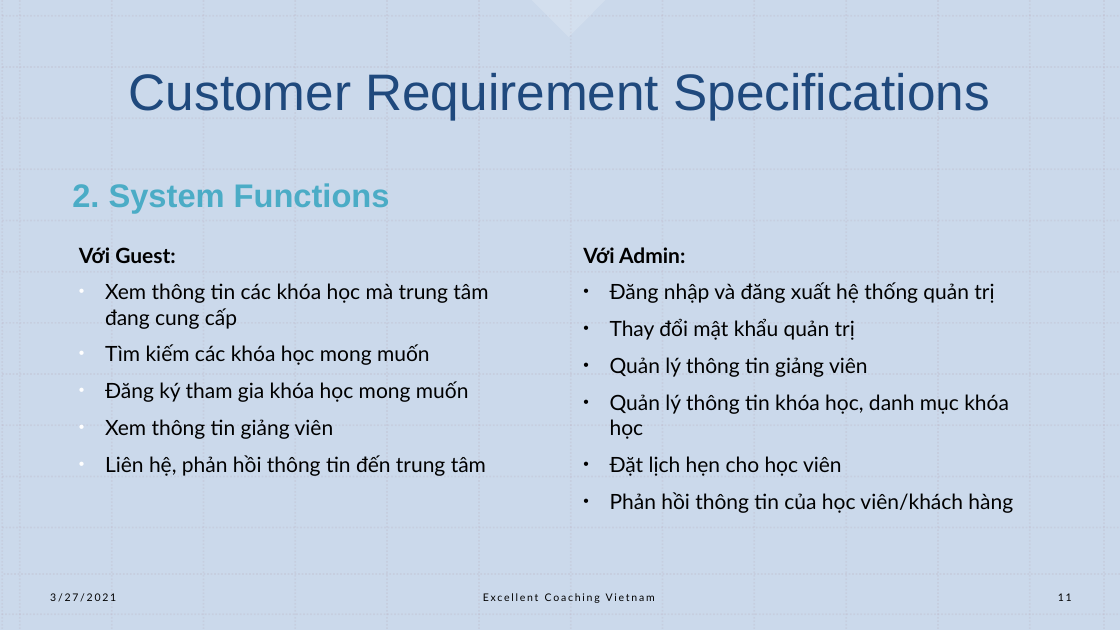
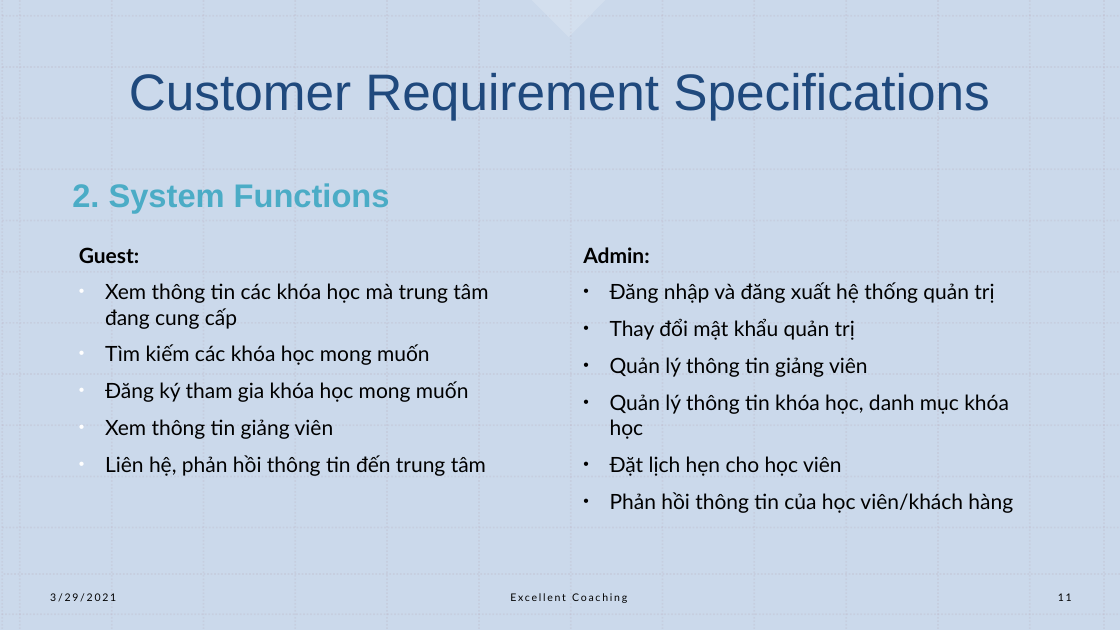
Before and after one commit to remichan97/excellent-coaching, a slide deck: slide 11 of documentation/Excellent Coaching Vietnam.pptx. Drawn at 1120x630 pixels with LibreOffice and Linux fonts; fonts in the diff are those of the drawing. Boxes give left, top, right and bottom in pixels: in the first picture for what was removed or moved away, otherwise in the second. Text is boxed around its words. In the diff, an @@ line names an element or a change of style, - is before the commit and + after.

```diff
--- a/documentation/Excellent Coaching Vietnam.pptx
+++ b/documentation/Excellent Coaching Vietnam.pptx
@@ text at (79,247,140,264): text changed @@
-Với Guest:
+Guest:
@@ text at (583,247,649,263): text changed @@
-Với Admin:
+Admin:
@@ text at (50,593,116,602): text changed @@
-3/27/2021
+3/29/2021
@@ text at (510,593,627,603): text changed @@
-Excellent Coaching Vietnam
+Excellent Coaching
```
Also in this commit, not shown: 18 other slides changed, 54 other files.
